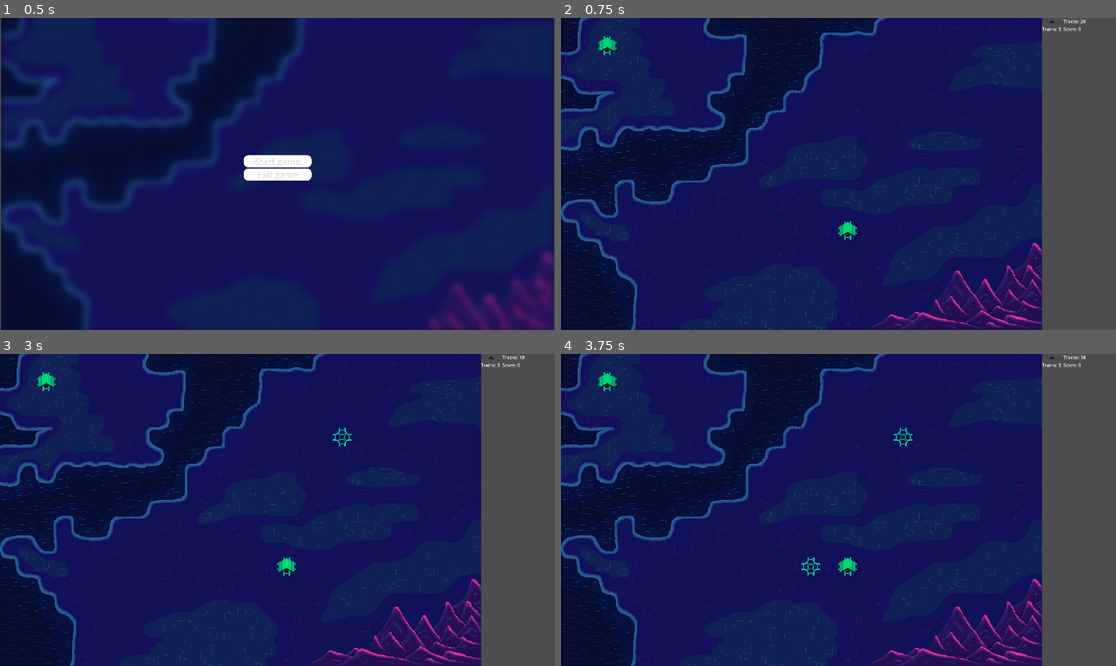
Above: before the commit, frames 1-4 (two rows, left to right).
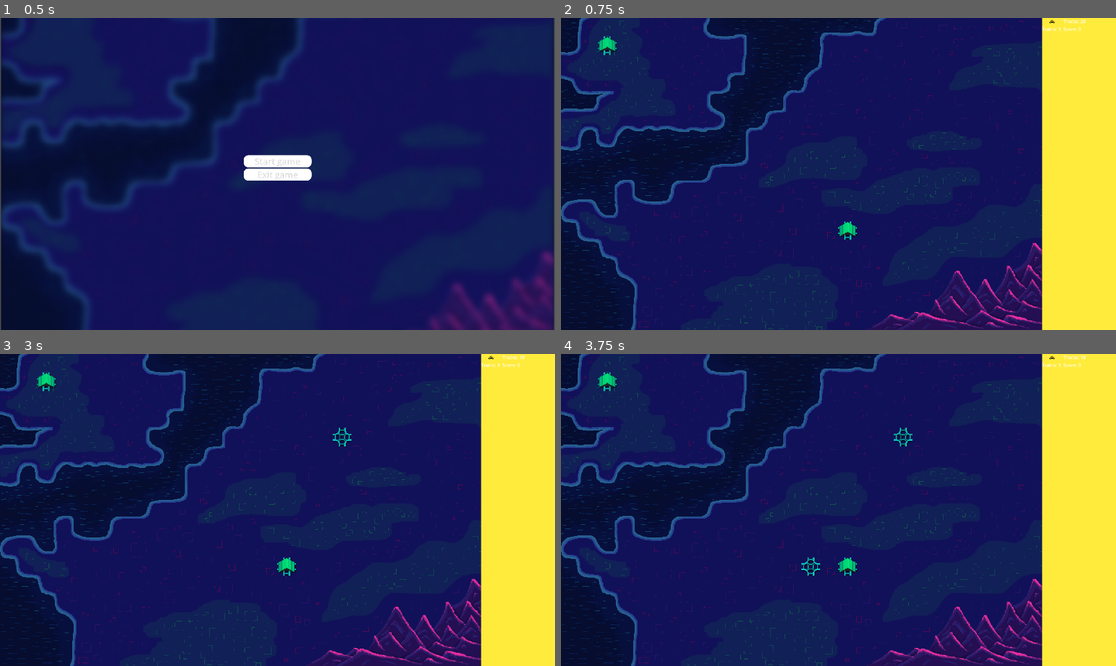
Above: after the commit, the same moments.

Repository: adrians127/euro-train
Game: Godot game, scene res://scenes/Mainmenu.tscn
The game is run twice, just before and just after one commit, with the same random seed, the same clock (stepped at 60 frames per second) and the same inputs.
Inputs (mouse positions are in pixels of both pictures, inside the frame that each line leads up to):
- Up to frame 1 (0.5 s): no input
- Up to frame 2 (0.75 s): click "Start game" at 0.5 s
- Up to frame 3 (3 s): tap Enter at 1.25, 2.75 s; move the mouse to (44, 382) at 1.27 s; click (44, 382) at 1.42 s; tap Space at 2 s; move the mouse to (288, 566) at 2.02 s; click (288, 566) at 2.17 s; move the mouse to (333, 441) at 2.77 s; click (333, 441) at 2.92 s
- Up to frame 4 (3.75 s): tap Space at 3.5 s; move the mouse to (810, 572) at 3.52 s; click (810, 572) at 3.67 s

Frame 1 is identical in both runs. In frame 2, 13% of the frame differs, in the area x 86-100%, y 0-100%; in frame 3, 13%; in frame 4, 13%.

Commit message:
Add blur background to both ends of game

Diff:
--- a/scenes/Gameover.tscn
+++ b/scenes/Gameover.tscn
@@ -1,9 +1,17 @@
-[gd_scene load_steps=2 format=3 uid="uid://dafxpij2tmt6n"]
+[gd_scene load_steps=3 format=3 uid="uid://dafxpij2tmt6n"]
 
 [ext_resource type="Script" uid="uid://cpfu2r1nf85pq" path="res://scripts/Gameover.gd" id="1_7gsdj"]
+[ext_resource type="Texture2D" uid="uid://c4sjq7nwjm3r5" path="res://assets/background-europe-blur.png" id="2_cpwbi"]
 
 [node name="Gameover" type="CanvasLayer"]
 script = ExtResource("1_7gsdj")
+
+[node name="Sprite2D" type="Sprite2D" parent="."]
+show_behind_parent = true
+position = Vector2(0, -60)
+scale = Vector2(2.3, 2.3)
+texture = ExtResource("2_cpwbi")
+centered = false
 
 [node name="Label" type="Label" parent="."]
 anchors_preset = 8
--- a/scenes/Main.tscn
+++ b/scenes/Main.tscn
@@ -9,6 +9,7 @@
 [ext_resource type="Texture2D" uid="uid://bus73bsk8gsl4" path="res://assets/background-europe.png" id="6_jlsqs"]
 [ext_resource type="Texture2D" uid="uid://br74ottxli04j" path="res://assets/test32.png" id="6_nxtc6"]
 [ext_resource type="Texture2D" uid="uid://c42hnc1exwbh4" path="res://assets/railui.png" id="7_nxtc6"]
+[ext_resource type="Texture2D" uid="uid://dis7c1470xovt" path="res://assets/side-background.png" id="10_lhr70"]
 
 [sub_resource type="TileSetAtlasSource" id="TileSetAtlasSource_bjd11"]
 texture = ExtResource("2_q8u5g")
@@ -92,3 +93,8 @@
 [node name="Scorelabel" type="Label" parent="UI/GridContainer"]
 layout_mode = 2
 text = "s"
+
+[node name="Sprite2D2" type="Sprite2D" parent="."]
+position = Vector2(1792, 540)
+scale = Vector2(2, 2)
+texture = ExtResource("10_lhr70")
--- a/scenes/Win.tscn
+++ b/scenes/Win.tscn
@@ -1,15 +1,28 @@
-[gd_scene format=3 uid="uid://v5vibwan8ysa"]
+[gd_scene load_steps=2 format=3 uid="uid://v5vibwan8ysa"]
+
+[ext_resource type="Texture2D" uid="uid://c4sjq7nwjm3r5" path="res://assets/background-europe-blur.png" id="1_pnk8a"]
 
 [node name="Win" type="Control"]
 layout_mode = 3
 anchors_preset = 15
 anchor_right = 1.0
 anchor_bottom = 1.0
+offset_left = 960.0
+offset_top = 540.0
+offset_right = -960.0
+offset_bottom = -540.0
 grow_horizontal = 2
 grow_vertical = 2
 
 [node name="Label" type="Label" parent="."]
 layout_mode = 0
-offset_right = 40.0
-offset_bottom = 23.0
+offset_left = -99.0
+offset_top = -13.0
+offset_right = 100.0
+offset_bottom = 10.0
 text = "YOU HAVE WON LET\"S GO"
+
+[node name="Sprite2D" type="Sprite2D" parent="."]
+show_behind_parent = true
+scale = Vector2(2.3, 2.3)
+texture = ExtResource("1_pnk8a")
--- a/scripts/GameManager.gd
+++ b/scripts/GameManager.gd
@@ -18,5 +18,5 @@
 
 func trigger_game_won() -> void:
 	emit_signal("game_won", score)
-	var err := get_tree().change_scene_to_file("res://scenes/Gameover.tscn")
+	var err := get_tree().change_scene_to_file("res://scenes/Win.tscn")
 	print(err)
Binary file added: assets/side-background.png
Not shown, added: assets/side-background.png.import
Not shown: 1 places in scenes/Main.tscn that only renumber resources
